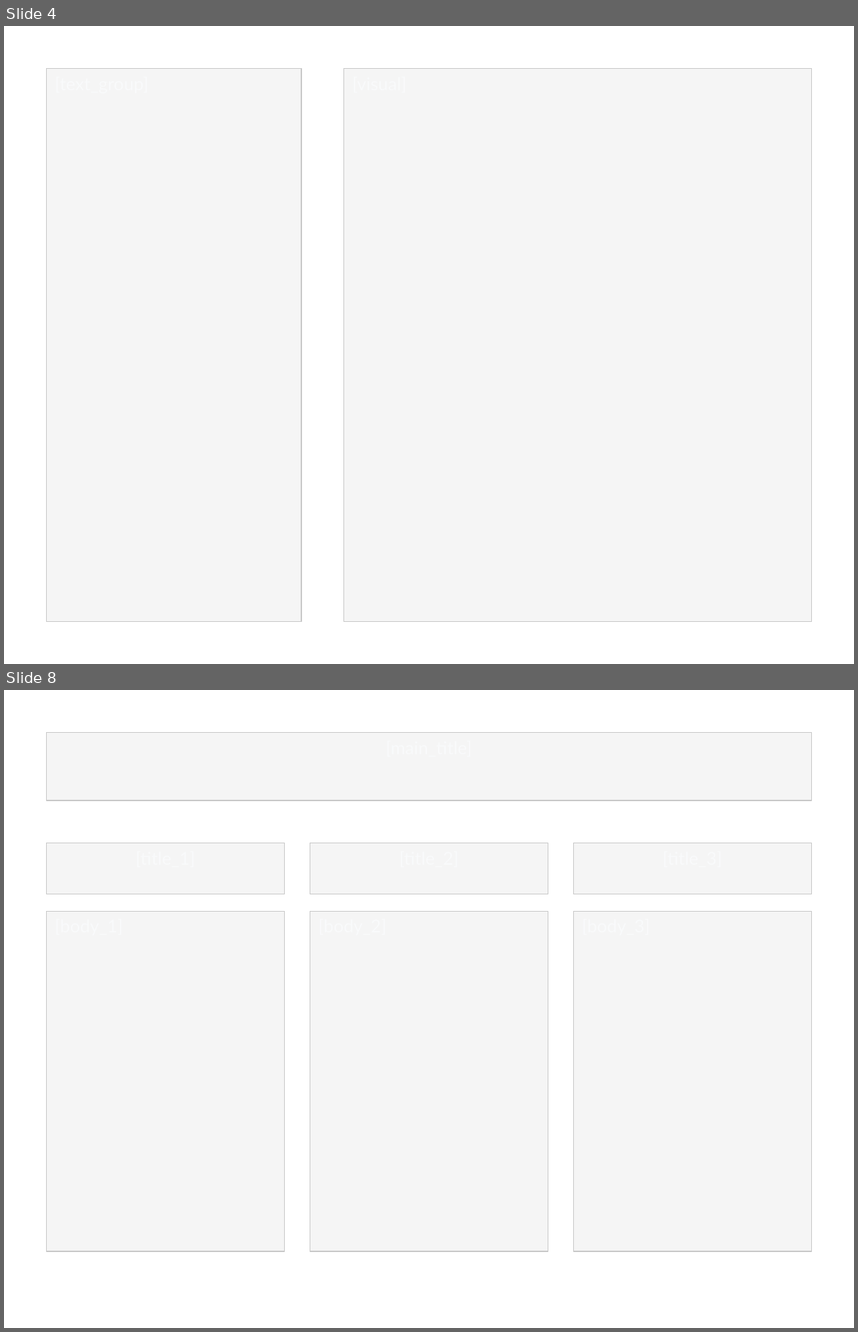
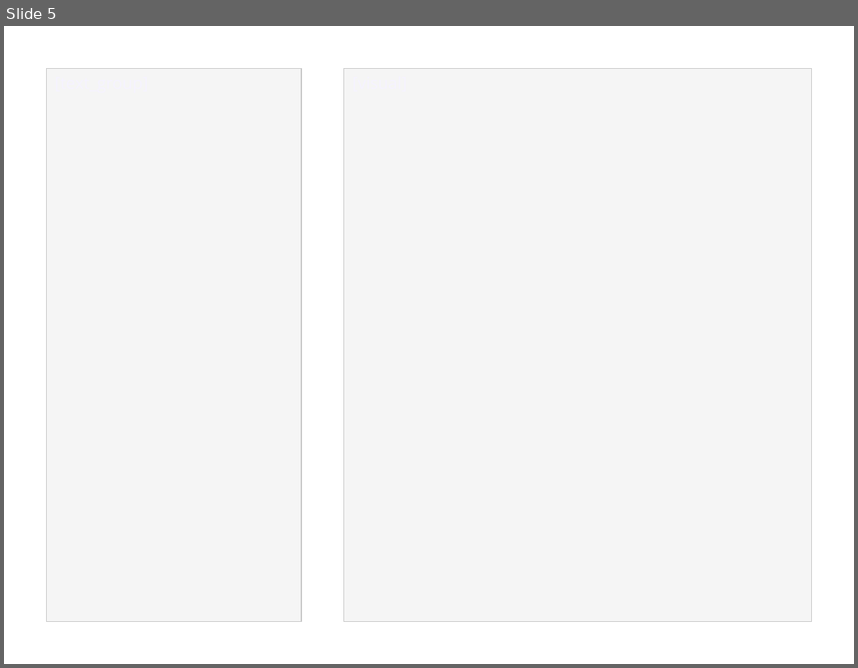
Before and after one commit to Sanjaykudikala/ppt-automation, a slide deck: output/empty_template.pptx. Shown one above the other, each under a label of ours: slides 4 and 8 before the commit, slide 5 after it; the slides between them are not shown. The pictures are 858x1332 and 858x668 pixels, drawn with LibreOffice and Linux fonts; fonts in the diff are those of the drawing. Boxes give left, top, right and bottom in pixels: in the first picture for what was removed or moved away, otherwise in the second. Text is boxed around its words. In the diff, an @@ line names an element or a change of style, - is before the commit and + after.

```diff
--- a/output/empty_template.pptx
+++ b/output/empty_template.pptx
@@ slide 8 removed at box(4, 690, 854, 1328), background #FFFFFF @@
@@ rectangle removed at box(47, 733, 811, 800) @@
@@ rectangle removed at box(47, 843, 285, 894) @@
@@ rectangle removed at box(310, 843, 548, 894) @@
@@ rectangle removed at box(573, 843, 811, 894) @@
@@ rectangle removed at box(47, 911, 285, 1251) @@
@@ rectangle removed at box(310, 911, 548, 1251) @@
@@ rectangle removed at box(573, 911, 811, 1251) @@
@@ what was slide 4 is now slide 5 @@
```
Also in this commit, not shown: 4 other slides changed, 3 slides added, 3 other slides removed, 8 other files.
